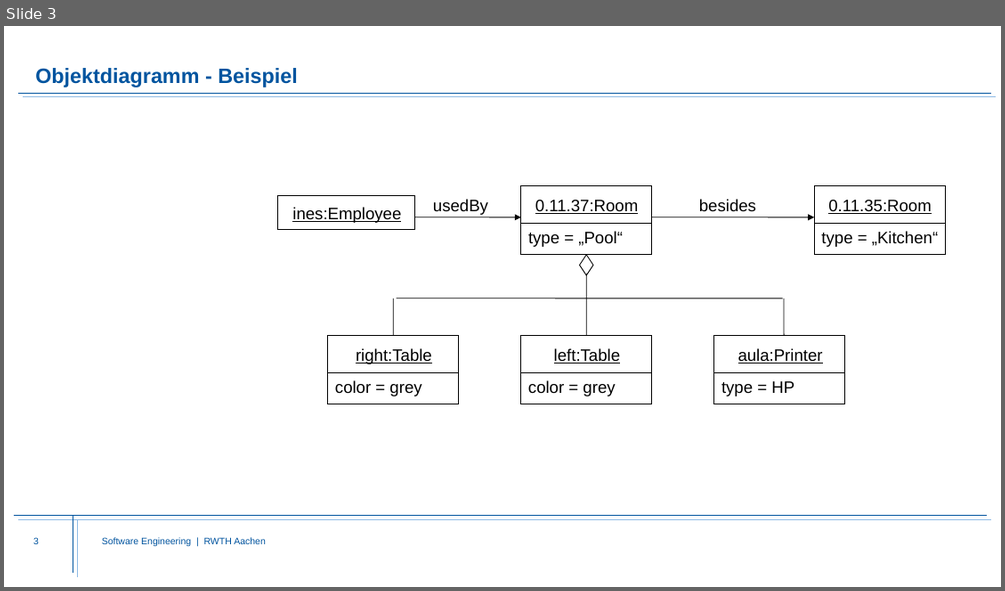
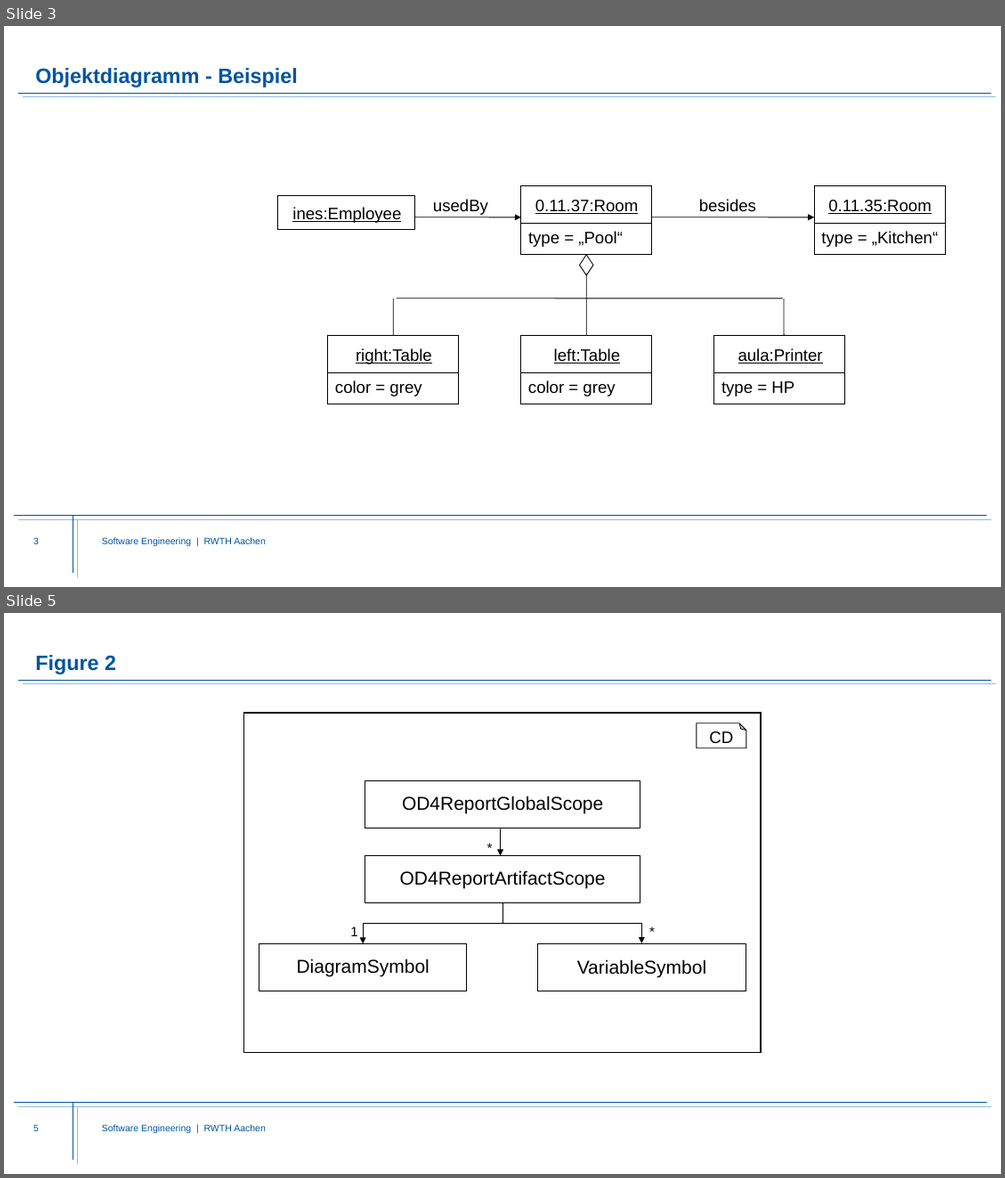
Before and after one commit to MontiCore/object-diagram, a slide deck: doc/pics/od.pics.pptx. Shown one above the other, each under a label of ours: slide 3 before the commit, slides 3 and 5 after it; the slides between them are not shown. The pictures are 1005x591 and 1005x1178 pixels, drawn with LibreOffice and Linux fonts; fonts in the diff are those of the drawing; background and template pictures are left out. Boxes give left, top, right and bottom in pixels: in the first picture for what was removed or moved away, otherwise in the second. Text is boxed around its words. In the diff, an @@ line names an element or a change of style, - is before the commit and + after.

```diff
--- a/doc/pics/od.pics.pptx
+++ b/doc/pics/od.pics.pptx
@@ slide 5 added at (x1=4, y1=613, x2=1001, y2=1174), background #FFFFFF; not listed: 8 template elements that a slide beside it also shows @@
@@ title added at (x1=35, y1=655, x2=116, y2=674), 20 pt, text #00549F, bold @@
+Figure 2
@@ group added at (x1=244, y1=713, x2=760, y2=1052): 7 texts, 5 rectangles, 2 elbow arrows, 1 folded corner, 1 arrow @@
+CD
+DiagramSymbol
+OD4ReportArtifactScope
+OD4ReportGlobalScope
+*
+VariableSymbol
+*
+1
```
Also in this commit, not shown: 1 slide changed, 1 other slide added, 3 other files.
